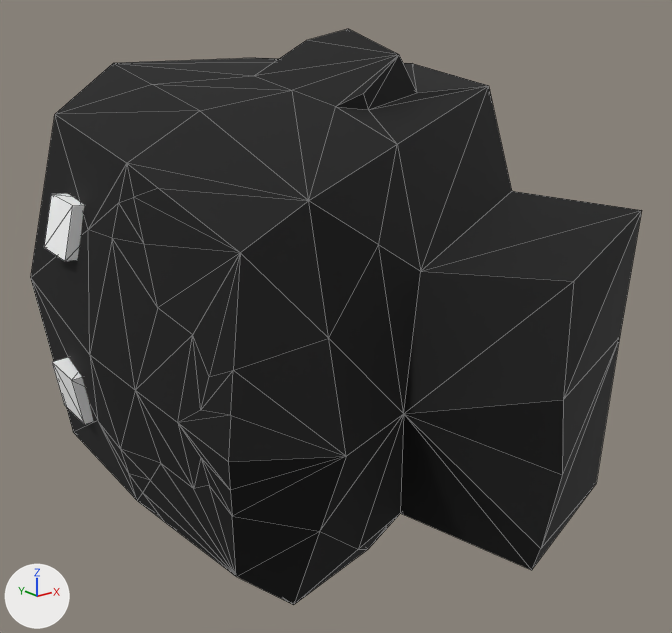
An edit to the glTF model client/public/models/parts/modular-fantasy-hero__SK_Chr_Head_Male_14.glb, drawn before and after from the same camera.
Rendered twice from a 50 mm lens placed at (-29.1, 128.1, 159.8), pointed at (-0.6, 163.7, 145.6). The lights are fixed; the arrows at lower left show +X, +Y and +Z. The first picture is the older version. Mesh edges are drawn as thin lines. Where no turn or scale is listed for an object, it has been applied to the vertices. Vertices at exactly the same position are counted once.

Script lines for the objects in view, before the commit:
```python
mat_character = bpy.data.materials.new('character')
mat_character.use_nodes = True; mat_character.node_tree.nodes.clear()
_N = mat_character.node_tree.nodes; _L = mat_character.node_tree.links
n0 = _N.new('ShaderNodeBsdfPrincipled'); n0.name = 'Principled BSDF'
n0.inputs[2].default_value = 0.85  # 'Roughness'
n1 = _N.new('ShaderNodeOutputMaterial'); n1.name = 'Material Output'
n2 = _N.new('ShaderNodeVertexColor'); n2.name = 'Color Attribute'
_L.new(n0.outputs[0], n1.inputs[0])  # 'BSDF' to 'Surface'
_L.new(n2.outputs[0], n0.inputs[0])  # 'Color' to 'Base Color'
me_mesh_0 = bpy.data.meshes.new('Mesh_0')
me_mesh_0.from_pydata(...)  # 112 vertices, 208 faces; spans x -13.5..12.3, y 143.1..178.3, z -0.6..25.9
me_mesh_0.materials.append(mat_character)
ob_sk_chr_head_male_14 = bpy.data.objects.new('SK_Chr_Head_Male_14', me_mesh_0)
ob_sk_chr_head_male_14.location = (0.0, 3.27, 133.74)
```
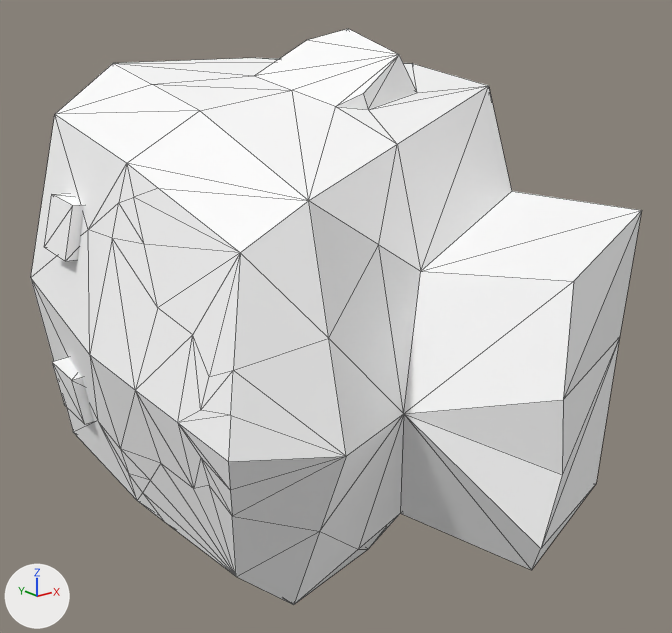
Changed parts and their boxes [x1, y1, x2, y2] in the pictures (672 x 633 px):
'SK_Chr_Head_Male_14', recoloured (lighter): [31, 29, 642, 605] in both

Edits to the bpy script that builds the scene:
```text
Change mat_character:
    where n0 = _N.new('ShaderNodeBsdfPrincipled'); n0.name = 'Principled BSDF'
    add n0.inputs[0].default_value = (1.0, 1.0, 1.0, 1.0)  # 'Base Color', white #ffffff
    remove n2 = _N.new('ShaderNodeVertexColor'); n2.name = 'Color Attribute'
    remove _L.new(n2.outputs[0], n0.inputs[0])  # 'Color' to 'Base Color'
Change me_mesh_0:
    where me_mesh_0.from_pydata(...)  # 112 vertices, 208 faces; spans x -13.5..12.3, y 143.1..178.3, z -0.6..25.9
    used by ob_sk_chr_head_male_14; location = (0.0, 3.27, 133.74)
    me_mesh_0 part 1: vertex colours changed
```
